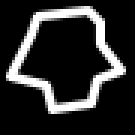
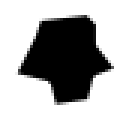
Revision of a layered 135×135 image; what changed, layer by layer:
hid "Background" over 0, 0, 135, 135
